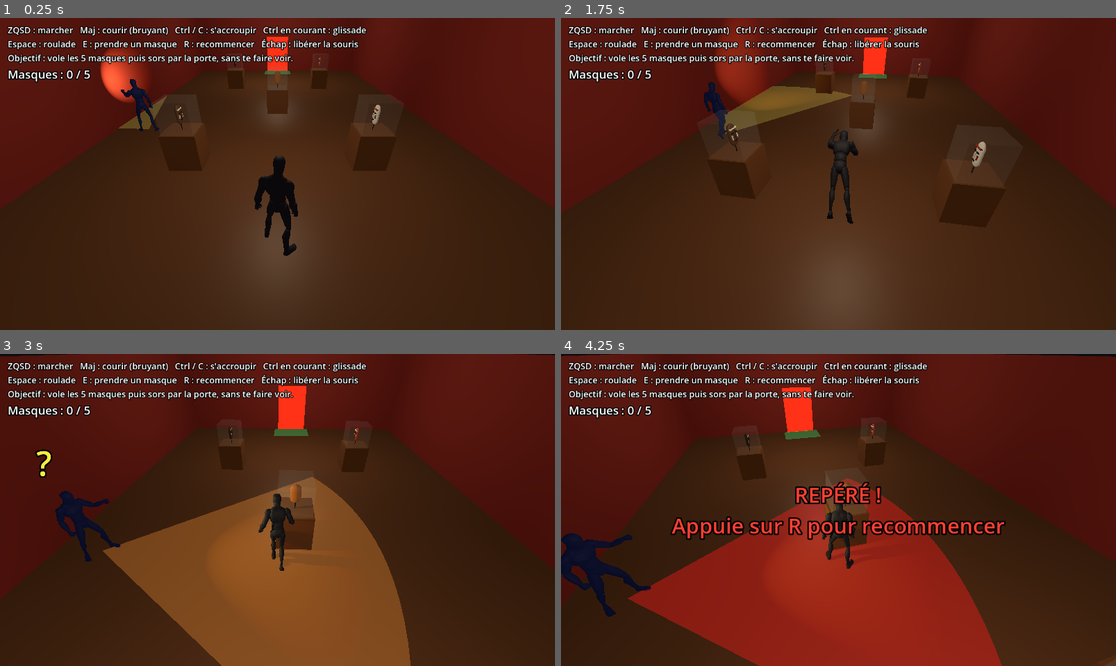
Above: before the commit, frames 1-4 (two rows, left to right).
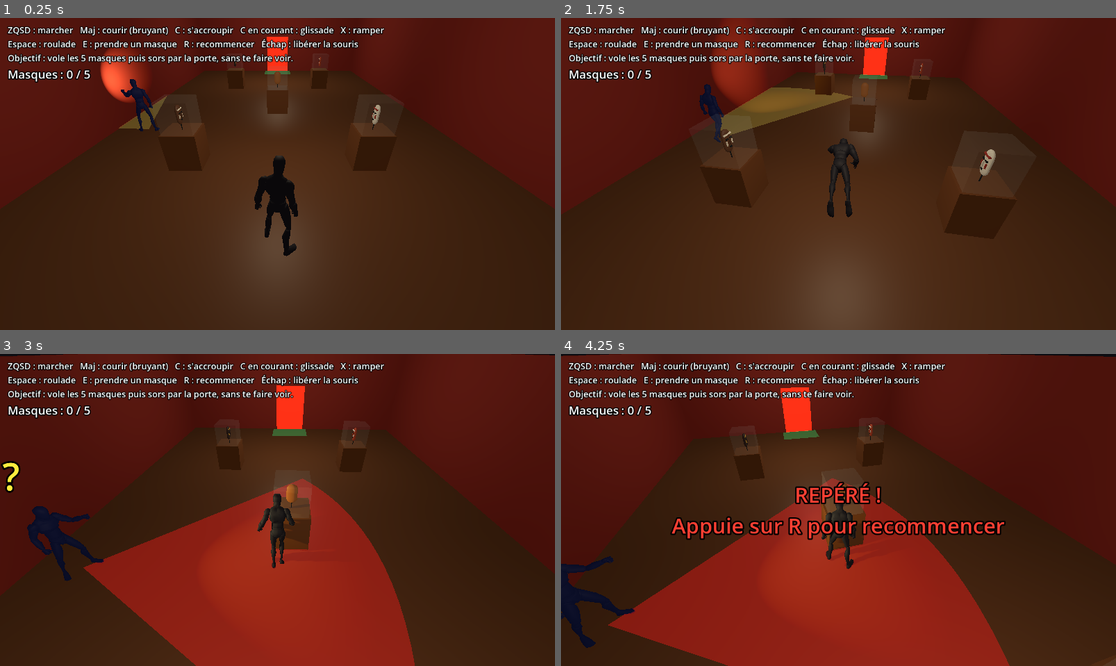
Above: after the commit, the same moments.

Repository: asbldream-lab/test
Game: Godot game, scene res://musee/musee.tscn
Same seed, same stepped clock (60 frames per second), same inputs: the game is played once before the commit and once after it.
Inputs (mouse positions are in pixels of both pictures, inside the frame that each line leads up to):
- Up to frame 1 (0.25 s): no input
- Up to frame 2 (1.75 s): tap Enter at 0.5 s; move the mouse to (866, 174) at 0.52 s; hold C (crouch) 0.53-1.28 s; hold W (move_forward) from 0.53 s (still down); click (866, 174) at 0.67 s; tap E (interact) at 0.8, 1.35 s; move the mouse to (810, 174) at 1.27 s; tap Space (roll) at 1.55 s
- Up to frame 3 (3 s): keep holding W (move_forward); move the mouse to (288, 503) at 2.02 s; hold Shift (run) 2.03-2.78 s; tap Space (roll) at 2.1 s; move the mouse to (271, 516) at 2.77 s; tap Shift (run) at 2.85 s; click (271, 516) at 2.92 s
- Up to frame 4 (4.25 s): keep holding W (move_forward); tap X (prone, bound only after the commit) at 3.05, 3.6 s; move the mouse to (877, 513) at 3.52 s; tap Ctrl at 3.8 s

The runs differ from the first frame. In frame 1, 0.6% of the frame differs, in the area x 32-70%, y 2-6%; in frame 2, 2.9%; in frame 3, 26%, in the area x 0-100%, y 0-100%; in frame 4, 5.8%.

Commit message:
Ramper, roulade plus rapide, touche C, vitrine conservée, fix respawn
- Ramper (X / bouton RAMPER) : animation de nage à plat au sol, lent,
  silencieux, très bas, le gardien met 2x plus de temps à repérer
- Roulade 1,6x plus rapide (déplacement accéléré en conséquence)
- S'accroupir passe de Ctrl à C (Ctrl+flèches change de bureau sur Mac
  et laissait l'action bloquée, d'où le perso coincé accroupi)
- Toutes les actions sont relâchées au (re)démarrage du niveau
- La vitrine en verre reste en place quand on prend le masque

Co-Authored-By: Claude Opus 5.5 <noreply@anthropic.com>

Diff:
--- a/musee/guard.gd
+++ b/musee/guard.gd
@@ -151,7 +151,7 @@
 	if _can_see_player():
 		var dist := global_position.distance_to(player.global_position)
 		var closeness := lerpf(2.0, 0.6, clampf(dist / view_distance, 0.0, 1.0))
-		_suspicion += delta / detect_time * closeness
+		_suspicion += delta / detect_time * closeness * player.get_visibility()
 		_investigate = maxf(_investigate, 0.4)
 		_look_target = player.global_position
 	else:
--- a/musee/level.gd
+++ b/musee/level.gd
@@ -15,7 +15,8 @@
 		"move_left": [KEY_A, KEY_LEFT],
 		"move_right": [KEY_D, KEY_RIGHT],
 		"run": [KEY_SHIFT],
-		"crouch": [KEY_CTRL, KEY_C],
+		"crouch": [KEY_C], # pas Ctrl : sur Mac, Ctrl+flèches change de bureau
+		"prone": [KEY_X],
 		"restart": [KEY_R],
 		"interact": [KEY_E],
 		"roll": [KEY_SPACE],
@@ -34,11 +35,14 @@
 
 
 func _ready() -> void:
+	# Relâche les actions restées "enfoncées" (ex. touche avalée par le système avant la mort).
+	for a in InputMap.get_actions():
+		Input.action_release(a)
 	message.text = ""
 	guard.player_spotted.connect(_on_spotted)
 	$Exit.body_entered.connect(_on_exit)
 	player.mask_taken.connect(_on_mask_taken)
-	$HUD/Aide.text = "ZQSD : marcher   Maj : courir (bruyant)   Ctrl / C : s'accroupir   Ctrl en courant : glissade\n" \
+	$HUD/Aide.text = "ZQSD : marcher   Maj : courir (bruyant)   C : s'accroupir   C en courant : glissade   X : ramper\n" \
 		+ "Espace : roulade   E : prendre un masque   R : recommencer   Échap : libérer la souris\n" \
 		+ "Objectif : vole les %d masques puis sors par la porte, sans te faire voir." % _total_masks()
 	_counter.position = Vector2(16, 100) if not _touch else Vector2(16, 12)
--- a/musee/player.gd
+++ b/musee/player.gd
@@ -6,6 +6,7 @@
 @export var walk_speed := 2.0
 @export var run_speed := 5.5
 @export var crouch_speed := 1.3
+@export var crawl_speed := 0.8
 @export var slide_speed := 7.0
 @export var mouse_sensitivity := 0.003
 @export var body_color := Color(0.15, 0.15, 0.18)
@@ -14,18 +15,22 @@
 
 const EXTRA_ANIMS := preload("res://musee/persos/anims2.glb")
 const COOLDOWN := 1.0
-const ROLL_SPEED := 5.76 ## Vitesse réelle de l'animation Roll (root motion).
-const ROLL_MOVE_TIME := 0.87 ## Durée pendant laquelle la roulade avance.
+const ROLL_ANIM_SPEED := 1.6 ## Roulade jouée 1,6x plus vite (plus nerveuse).
+const ROLL_SPEED := 5.76 * 1.3 ## Vitesse réelle de l'animation Roll (root motion), accélérée.
+const ROLL_MOVE_TIME := 0.87 / ROLL_ANIM_SPEED ## Durée pendant laquelle la roulade avance.
+const PRONE_DROP := 0.0 ## Décalage vertical du modèle en reptation (la nage est déjà au niveau du sol).
 const ACCEL := 25.0 ## Accélération/freinage au sol (m/s²), évite les à-coups.
 
 var state := State.NORMAL
 var is_crouching := false
 var is_running := false
+var is_prone := false
 var enabled := true
 var masks := 0
 var anim: AnimationPlayer
 
 var _low := false
+var _height := 1.8
 var _timer := 0.0
 var _cooldown := 0.0
 var _move_dir := Vector3.RIGHT
@@ -86,6 +91,13 @@
 		_move_dir = dir.normalized()
 	var crouch_held := enabled and Input.is_action_pressed("crouch")
 	var run_held := enabled and Input.is_action_pressed("run")
+	if enabled and Input.is_action_just_pressed("prone"):
+		toggle_prone()
+	if is_prone and Input.is_action_just_pressed("crouch"):
+		is_prone = false # s'accroupir depuis le sol = se relever en position accroupie
+	if is_prone:
+		_state_prone(dir, moving, delta)
+		return
 
 	if enabled:
 		# Glissade : s'accroupir pendant la course.
@@ -110,6 +122,7 @@
 	if moving:
 		_face(_move_dir, delta)
 
+	anim.speed_scale = 1.0
 	if is_crouching:
 		play_loop(anim, "Crouch_Fwd_Loop" if moving else "Crouch_Idle_Loop")
 	elif is_running:
@@ -121,10 +134,11 @@
 # --- Roulade ---------------------------------------------------------------
 
 func try_roll() -> void:
-	if state != State.NORMAL or _cooldown > 0.0 or not enabled:
+	if state != State.NORMAL or _cooldown > 0.0 or not enabled or is_prone:
 		return
 	_begin(State.ROLL)
-	_timer = play_once(anim, "Roll", 0.15) # fondu depuis la marche/course
+	_timer = play_once(anim, "Roll", 0.12) / ROLL_ANIM_SPEED # fondu depuis la marche/course
+	anim.speed_scale = ROLL_ANIM_SPEED
 	_roll_t = 0.0
 
 
@@ -177,7 +191,7 @@
 # --- Prendre un masque -----------------------------------------------------
 
 func try_interact() -> void:
-	if state != State.NORMAL or not enabled:
+	if state != State.NORMAL or not enabled or is_prone:
 		return
 	var v := nearest_vitrine()
 	if v == null:
@@ -222,6 +236,7 @@
 
 
 func _finish() -> void:
+	anim.speed_scale = 1.0
 	state = State.NORMAL
 	_cooldown = COOLDOWN
 
@@ -231,18 +246,46 @@
 
 
 func _set_low(value: bool) -> void:
-	if value == _low:
-		return
-	_low = value
-	var h := 1.0 if value else 1.8
+	_low = value or is_prone
+	var h := 0.7 if is_prone else (1.0 if value else 1.8)
+	if is_equal_approx(h, _height):
+		return
+	_height = h
 	(shape.shape as CapsuleShape3D).height = h
 	shape.position.y = h / 2.0
-	pivot.position.y = 0.9 if value else 1.5
+	pivot.position.y = 0.6 if is_prone else (0.9 if value else 1.5)
+	$Visual/Model.position.y = -PRONE_DROP if is_prone else 0.0
+
+
+# --- Ramper ----------------------------------------------------------------
+
+func toggle_prone() -> void:
+	if state != State.NORMAL or not enabled:
+		return
+	is_prone = not is_prone
+
+
+func _state_prone(dir: Vector3, moving: bool, delta: float) -> void:
+	is_crouching = false
+	is_running = false
+	_set_low(true)
+	velocity.x = move_toward(velocity.x, dir.x * crawl_speed, ACCEL * delta)
+	velocity.z = move_toward(velocity.z, dir.z * crawl_speed, ACCEL * delta)
+	if moving:
+		_face(_move_dir, delta)
+	# Animation de nage, corps à plat au sol = reptation ; figée à l'arrêt.
+	play_loop(anim, "Swim_Fwd_Loop")
+	anim.speed_scale = 0.7 if moving else 0.0
 
 
 ## Point que le gardien doit voir pour repérer le joueur (plus bas quand il est baissé).
 func get_target_point() -> Vector3:
-	return global_position + Vector3(0, 0.6 if _low else 1.4, 0)
+	return global_position + Vector3(0, 0.3 if is_prone else (0.6 if _low else 1.4), 0)
+
+
+## Facilité à être repéré : couché au sol, le gardien met 2x plus de temps.
+func get_visibility() -> float:
+	return 0.5 if is_prone else 1.0
 
 
 ## Bruit fait par le joueur : 1 = course, 0.6 = roulade/glissade, 0 = silencieux.
--- a/musee/touch_controls.gd
+++ b/musee/touch_controls.gd
@@ -38,7 +38,7 @@
 
 
 func _exit_tree() -> void:
-	for a in ["move_left", "move_right", "move_forward", "move_back", "run", "crouch"]:
+	for a in ["move_left", "move_right", "move_forward", "move_back", "run", "crouch", "prone", "roll", "interact"]:
 		Input.action_release(a)
 
 
@@ -55,6 +55,7 @@
 	var row1 := s.y - m - bh * 2 - gap
 	var row2 := s.y - m - bh
 	_buttons = {
+		"prone": Rect2(col1, row1 - gap - bh, bw, bh),
 		"roll": Rect2(col1, row1, bw, bh),
 		"take": Rect2(col1, row2, bw, bh),
 		"run": Rect2(col2, row1, bw, bh),
@@ -71,6 +72,8 @@
 		if event.pressed:
 			if _buttons.roll.has_point(p):
 				player.try_roll()
+			elif _buttons.prone.has_point(p):
+				player.toggle_prone()
 			elif _buttons.take.has_point(p):
 				player.try_interact()
 			elif _buttons.run.has_point(p):
@@ -159,6 +162,8 @@
 	_button("run", "COURIR", "(activé - bruyant !)" if _run_on else "(appuie : on / off)", _run_on)
 	_button("crouch", "S'ACCROUPIR", "(activé)" if _crouch_on else "(en courant : glissade)", _crouch_on)
 	_button("roll", "ROULADE", "(bond rapide)", false)
+	var prone := player != null and player.is_prone
+	_button("prone", "RAMPER", "(activé)" if prone else "(appuie : on / off)", prone)
 	var near := player != null and player.nearest_vitrine() != null
 	_button("take", "PRENDRE", "(masque à portée !)" if near else "(près d'une vitrine)", near)
 	_button("restart", "REJOUER", "", false)
--- a/musee/vitrine.gd
+++ b/musee/vitrine.gd
@@ -24,8 +24,7 @@
 ## Le voleur prend le masque : la vitrine se retrouve ouverte et vide.
 func take_mask() -> void:
 	has_mask = false
-	$Mask.hide()
-	$Verre/Mesh.hide()
+	$Mask.hide() # la vitrine reste en place, vide
 
 
 func _apply() -> void:
